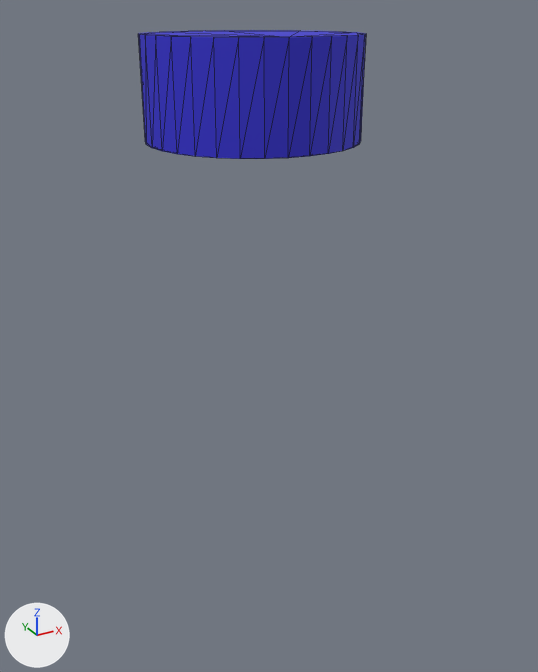
Two versions of the OBJ model models/object2206.obj, one commit apart.
Camera for both pictures: a camera (50 mm lens) standing at (-2.27, -4.34, 2.22) and looking at (0.05, -0.11, 0.1). Every picture has the same lights, and +X, +Y and +Z are marked at lower left. Mesh edges are drawn as thin lines. Where no turn or scale is listed for an object, it has been applied to the vertices.
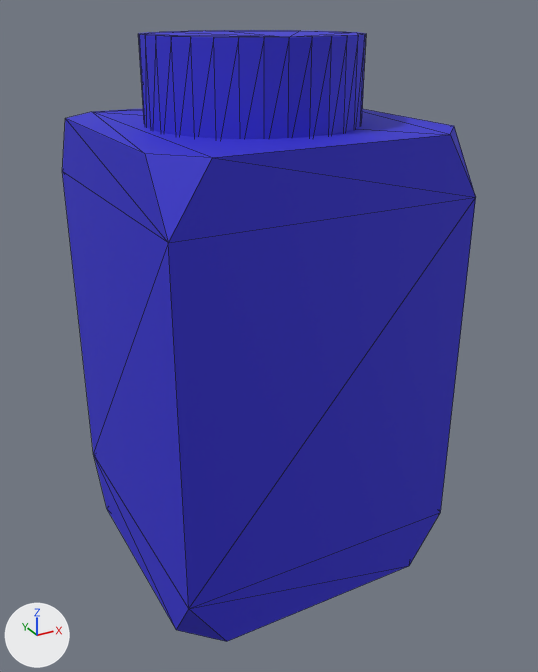
Where the change shows, as pixel boxes (x1, y1, x2, y2) in the pictures (538 x 672 px):
'object2206', reshaped (81% wider, 372% taller): before (138, 30, 366, 159); after (62, 30, 476, 642)
part 1 of me_object2206, added (blue): after (62, 109, 476, 642)

The change, as a list of edits to the scene's bpy script:
```text
Change me_object2206:
    used by ob_object2206; location = (0.0, 0.0, 0.0)
    remove me_object2206.from_pydata(...)  # 64 vertices, 124 faces; spans x -0.686..0.686, y -0.686..0.686, z 1.45..2.079
    add me_object2206.from_pydata(...)  # 88 vertices, 168 faces; spans x -1.0..1.0, y -1.0..1.0, z -1.557..2.079
    me_object2206 part 1: a new loose piece of 24 vertices spanning x -1.0..1.0, y -1.0..1.0, z -1.557..1.557, in mat_material (blue #302cd1)
```
